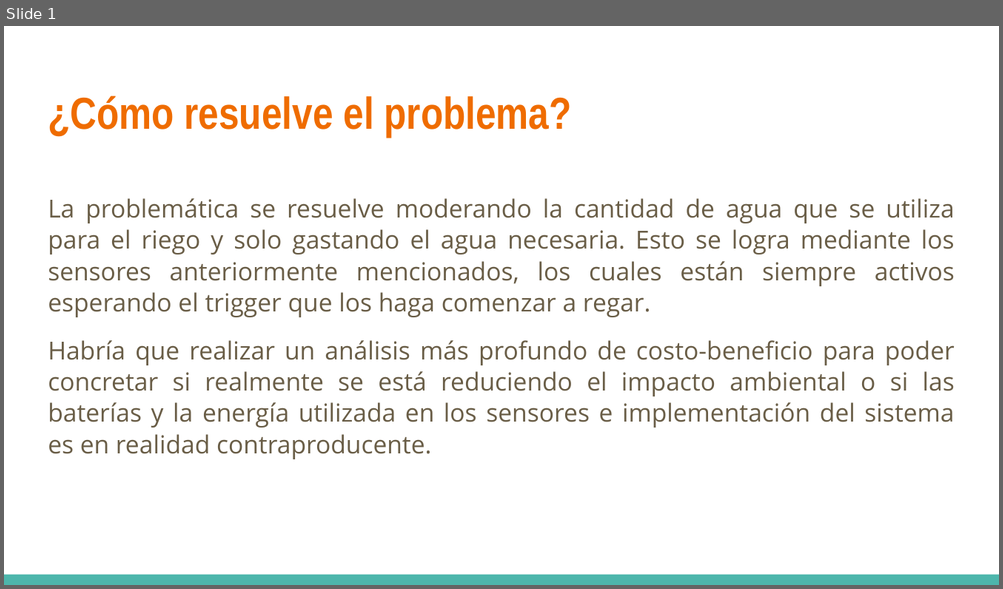
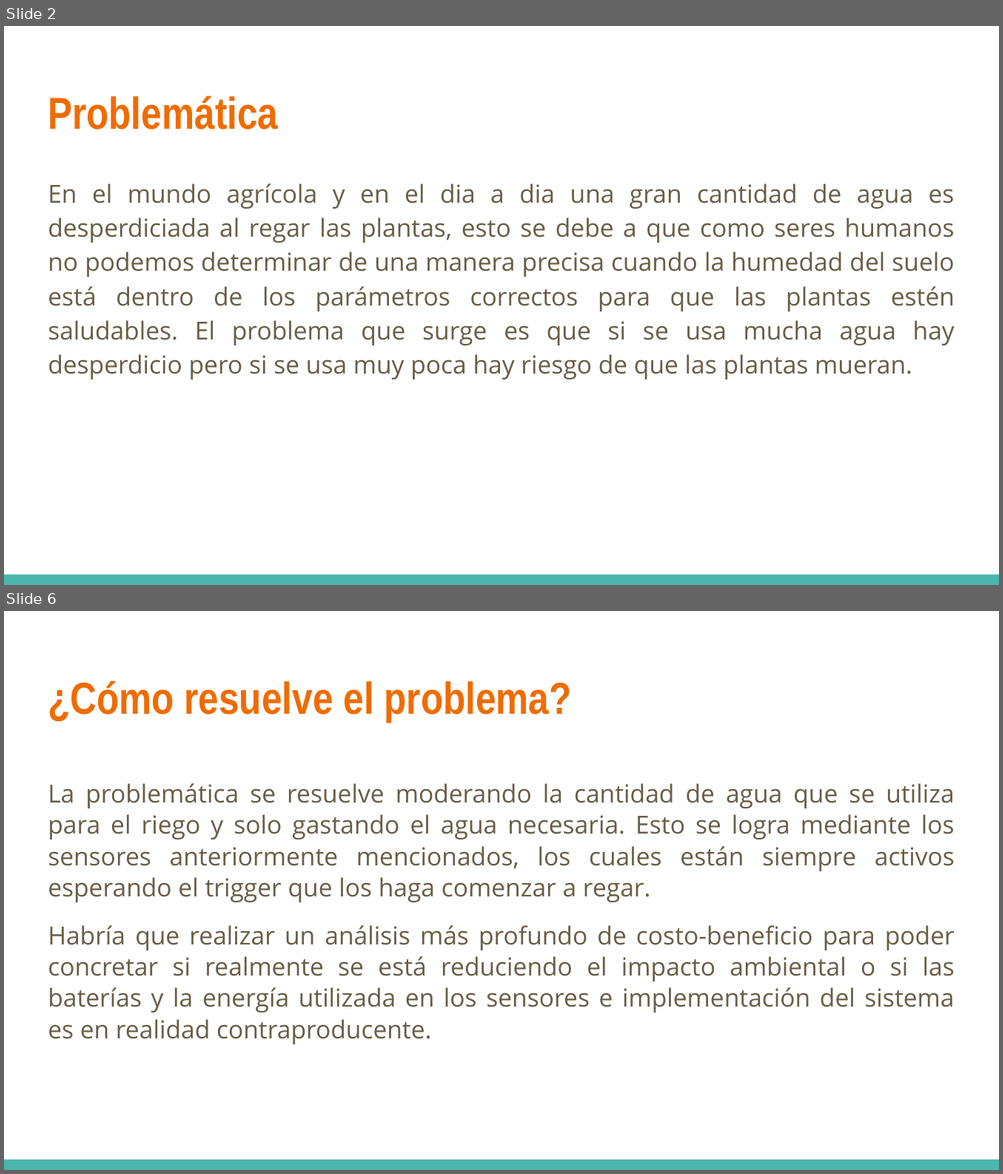
Before and after one commit to Morr13/Equipo4iot, a slide deck: RetoHerramientasComputacionales.pptx. Shown one above the other, each under a label of ours: slide 1 before the commit, slides 2 and 6 after it; the slides between them are not shown. The pictures are 1003x589 and 1003x1174 pixels, drawn with LibreOffice and Linux fonts; fonts in the diff are those of the drawing. Boxes give left, top, right and bottom in pixels: in the first picture for what was removed or moved away, otherwise in the second. Text is boxed around its words. In the diff, an @@ line names an element or a change of style, - is before the commit and + after.

```diff
--- a/RetoHerramientasComputacionales.pptx
+++ b/RetoHerramientasComputacionales.pptx
@@ slide 2 added at (x1=4, y1=26, x2=999, y2=585), background #FFFFFF; not listed: 1 template element that a slide beside it also shows @@
@@ title added at (x1=48, y1=96, x2=278, y2=130), 32.4 pt, text #EF6C00, bold @@
+Problemática
@@ text added at (x1=48, y1=184, x2=954, y2=380), 18 pt, text #695D46 @@
+En el mundo agrícola y en el dia a dia una gran cantidad de agua es desperdiciada al regar las plantas, esto se debe a que como seres humanos no podemos determinar de una manera precisa cuando la humedad del suelo está dentro de los parámetros correctos para que las plantas estén saludables. El problema que surge es que si se usa mucha agua hay desperdicio pero si se usa muy poca hay riesgo de que las plantas mueran.
@@ what was slide 1 is now slide 6 @@
```
Also in this commit, not shown: 5 other slides added.
